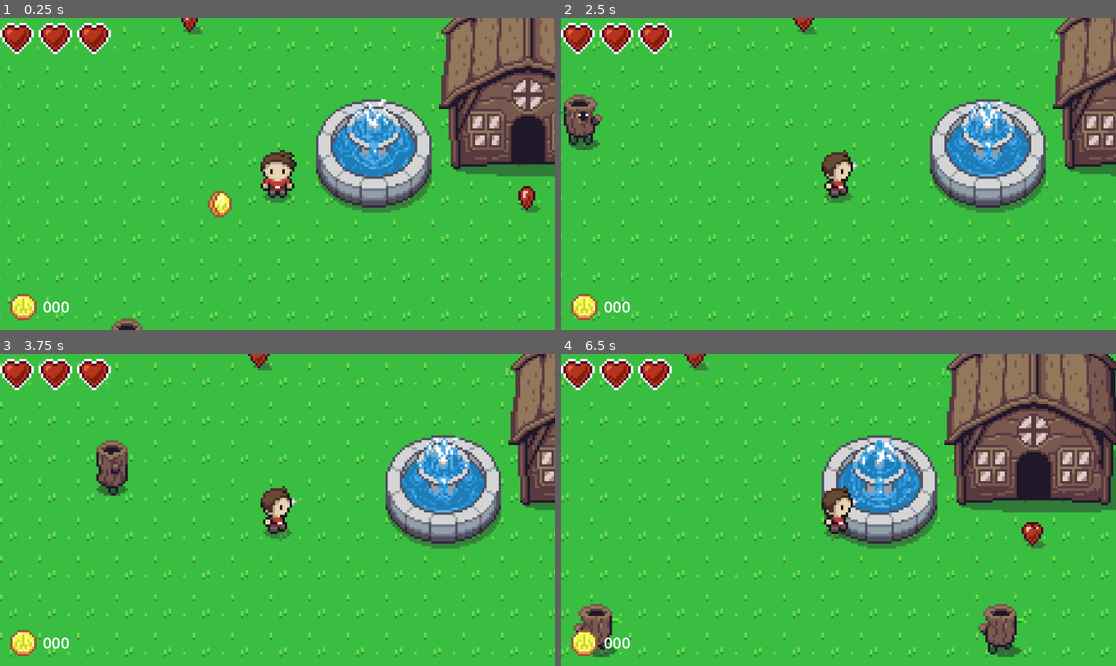
Above: before the commit, frames 1-4 (two rows, left to right).
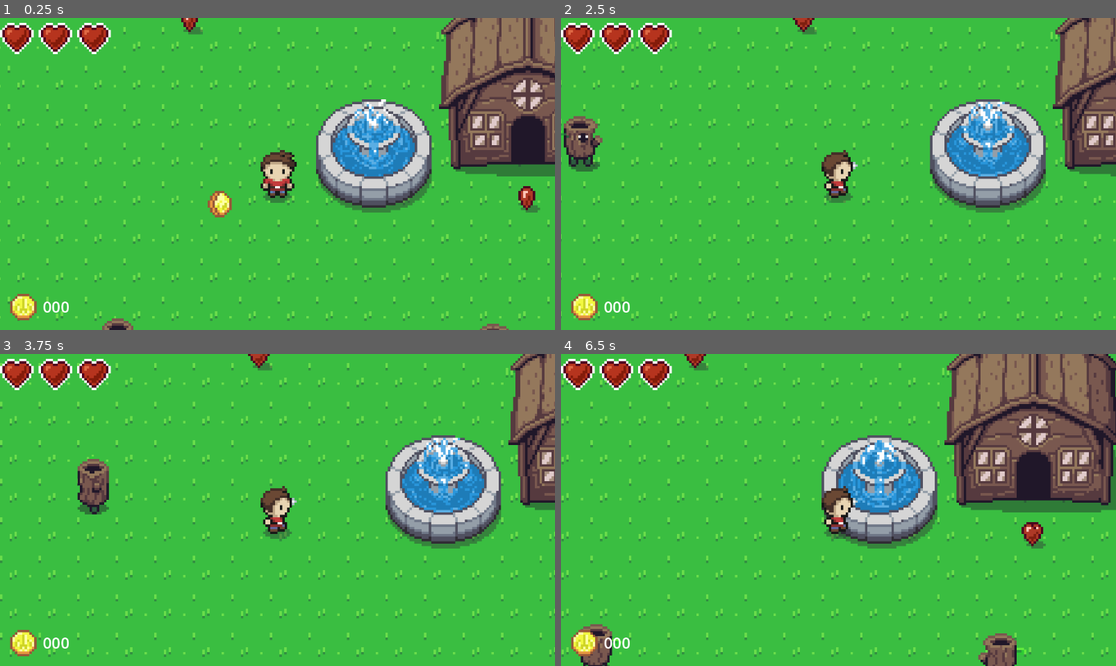
Above: after the commit, the same moments.

Repository: janssen-r/game-design-1
Game: Godot game, scene res://td_world_1.tscn
Same seed, same stepped clock (60 frames per second), same inputs: the game is played once before the commit and once after it. The project has no main scene, so this scene is started directly.
Inputs (mouse positions are in pixels of both pictures, inside the frame that each line leads up to):
- Up to frame 1 (0.25 s): no input
- Up to frame 2 (2.5 s): tap Enter (ui_accept) at 0.5, 0.77 s; move the mouse to (960, 158) at 0.52 s; hold Right (ui_right) 0.53-1.25 s; tap I (zoom_cam_in) at 0.6, 2.1 s; click (960, 158) at 0.67 s; drag from (727, 189) to (1032, 198) at 1.27 s; move the mouse to (894, 105) at 2.02 s; hold Left (ui_left) from 2.03 s (still down)
- Up to frame 3 (3.75 s): release Left (ui_left) at 2.75 s; drag from (249, 572) to (83, 463) at 2.77 s; move the mouse to (444, 556) at 3.52 s; hold Right (ui_right) from 3.53 s (still down); tap I (zoom_cam_in) at 3.6 s
- Up to frame 4 (6.5 s): tap Enter (ui_accept) at 3.77 s; release Right (ui_right) at 4.25 s; drag from (672, 463) to (755, 432) at 4.27 s; move the mouse to (866, 510) at 5.02 s; hold Right (ui_right) 5.03-5.75 s; tap I (zoom_cam_in) at 5.1 s; click (866, 510) at 5.17 s; drag from (755, 432) to (1032, 534) at 5.77 s

The runs differ from the first frame. In frame 1, 0.3% of the frame differs, in the area x 18-92%, y 96-100%; in frame 2, 1.3%; in frame 3, 1.5%; in frame 4, 2.0%, in the area x 2-84%, y 79-100%.

Commit message:
Update 11/12

Diff:
--- a/td_enemy.gd
+++ b/td_enemy.gd
@@ -1,6 +1,6 @@
 extends CharacterBody2D
 
-const SPEED = 60.0
+const SPEED = 45.0
 var MAX_HEALTH = 30.0
 var HEALTH = MAX_HEALTH
 var DAMAGE = 10.0
